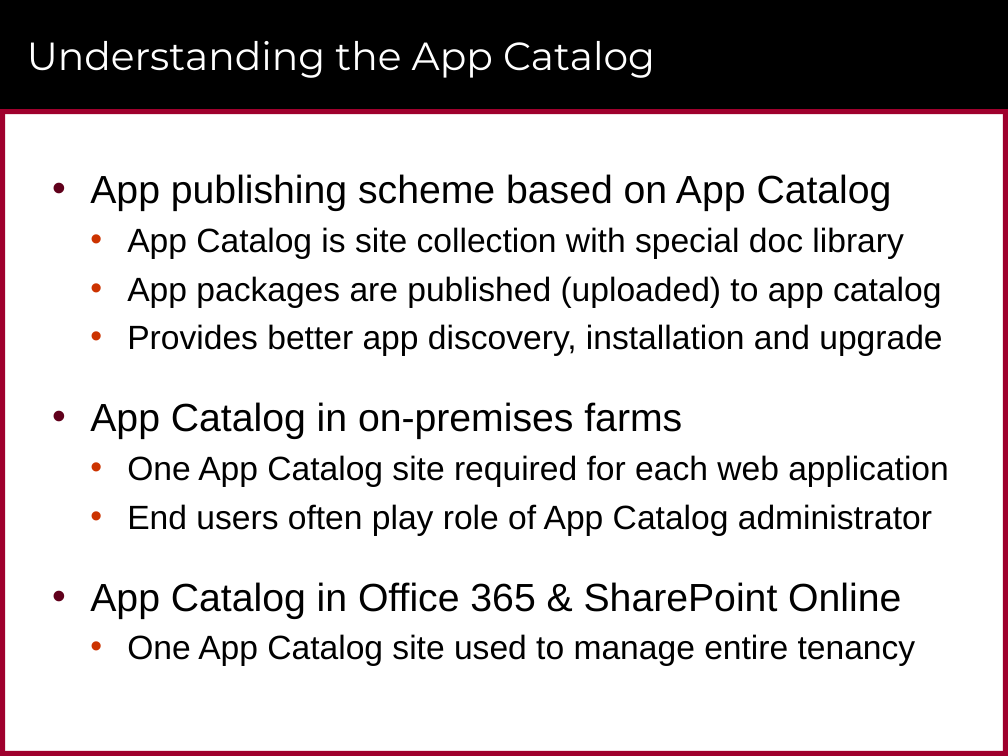
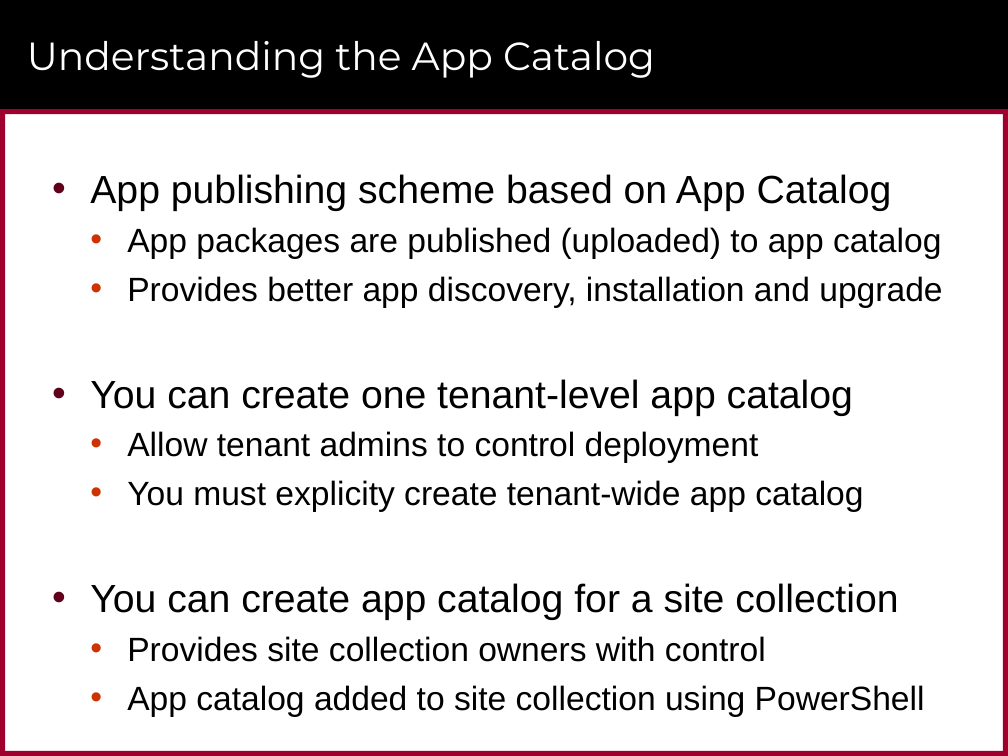
Before and after one commit to CriticalPathTraining/MSD365_Courseware, a slide deck: slide 3 of 06 PackagingAndDeployment.pptx. Drawn at 1008x756 pixels with LibreOffice and Linux fonts; fonts in the diff are those of the drawing; background and template pictures are left out. Boxes give left, top, right and bottom in pixels: in the first picture for what was removed or moved away, otherwise in the second. Text is boxed around its words. In the diff, an @@ line names an element or a change of style, - is before the commit and + after.

```diff
--- a/06 PackagingAndDeployment.pptx
+++ b/06 PackagingAndDeployment.pptx
@@ text at [127, 227, 903, 259]: paragraph removed @@
-  • App Catalog is site collection with special doc library
@@ text at [90, 379, 925, 717]: text changed @@
-• App Catalog in on-premises farms
-  • One App Catalog site required for each web application
-  • End users often play role of App Catalog administrator
-• App Catalog in Office 365 & SharePoint Online
-  • One App Catalog site used to manage entire tenancy
+• You can create one tenant-level app catalog
+  • Allow tenant admins to control deployment
+  • You must explicity create tenant-wide app catalog
+• You can create app catalog for a site collection
+  • Provides site collection owners with control
+  • App catalog added to site collection using PowerShell
```
Also in this commit, not shown: 2 other files.
